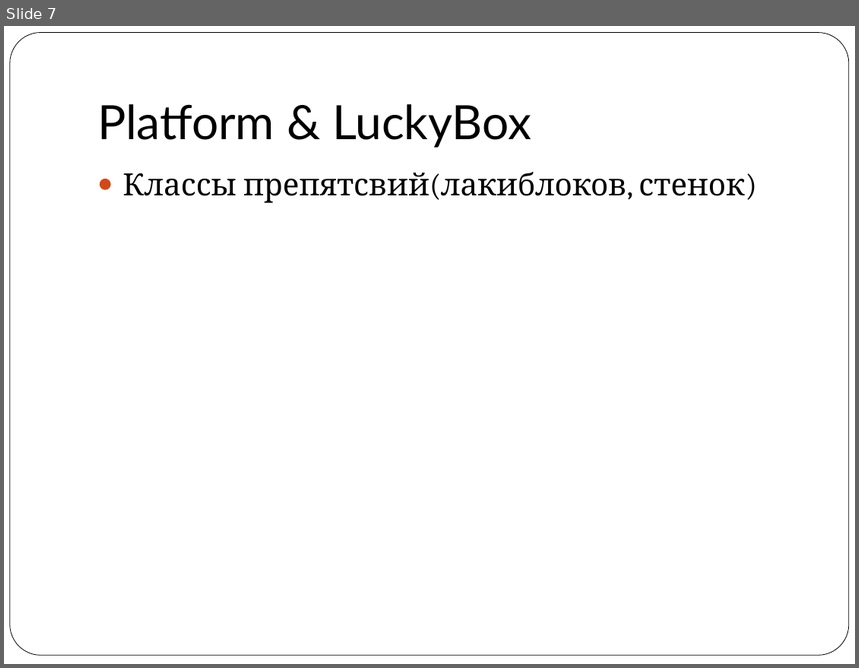
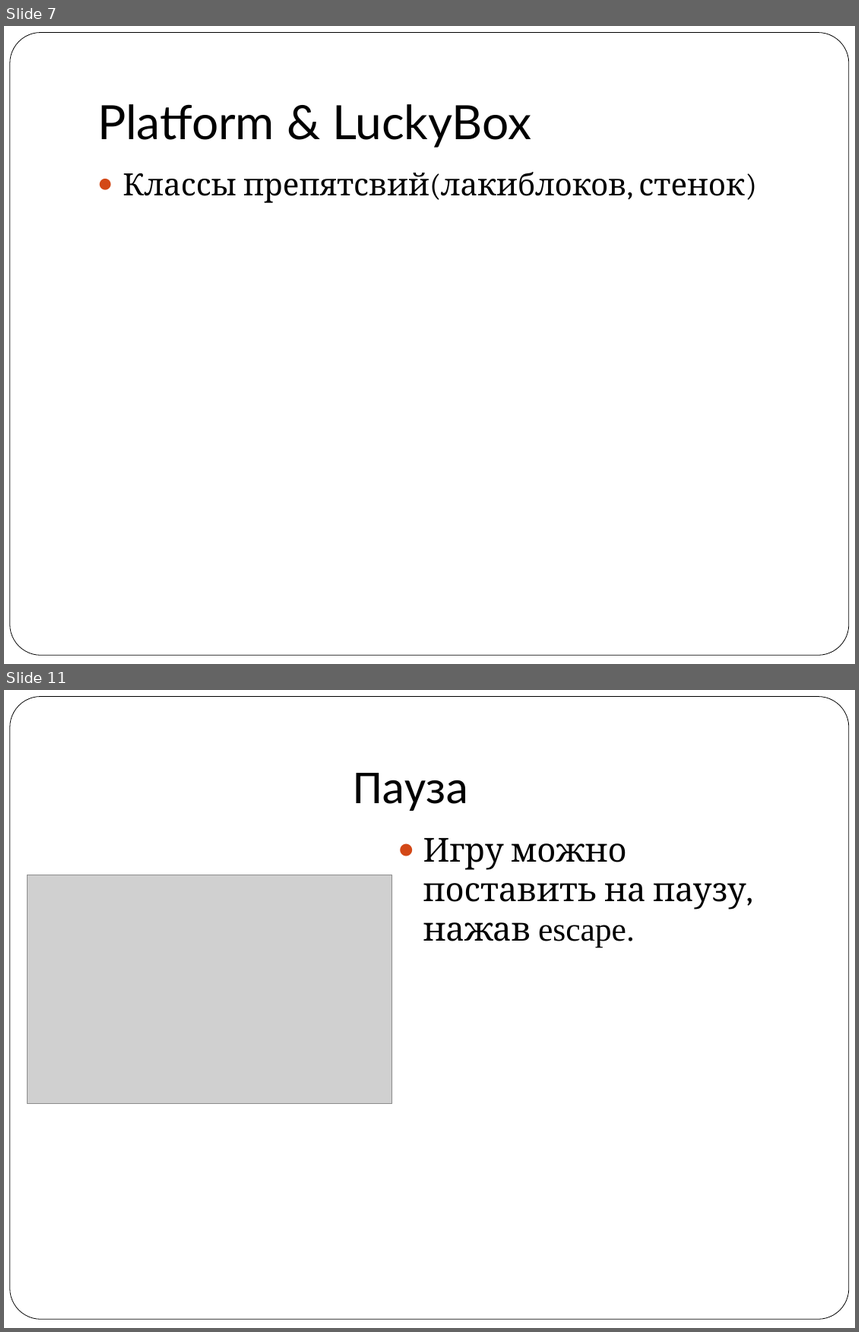
Before and after one commit to vitaly06/SuperMario, a slide deck: piton.ppt. Shown one above the other, each under a label of ours: slide 7 before the commit, slides 7 and 11 after it; the slides between them are not shown. The pictures are 859x668 and 859x1332 pixels, drawn with LibreOffice and Linux fonts; fonts in the diff are those of the drawing; grey boxes stand for pictures. Boxes give left, top, right and bottom in pixels: in the first picture for what was removed or moved away, otherwise in the second. Text is boxed around its words. In the diff, an @@ line names an element or a change of style, - is before the commit and + after.

```diff
--- a/piton.ppt
+++ b/piton.ppt
@@ slide 11 added at bbox=[4, 690, 855, 1328], background #FFFFFF; not listed: 1 template element that a slide beside it also shows @@
@@ title added at bbox=[353, 773, 468, 811], 40 pt, text #000000 @@
+Пауза
@@ text added at bbox=[424, 838, 747, 948], 28 pt, text #000000 @@
+● Игру можно поставить на паузу, нажав escape.
@@ picture added at bbox=[27, 875, 392, 1104] @@
```
Also in this commit, not shown: 2 slides changed, 3 other slides added, 8 slides removed.
